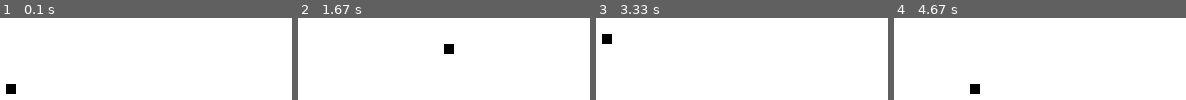
Above: before the commit, frames 1-4 (left to right).
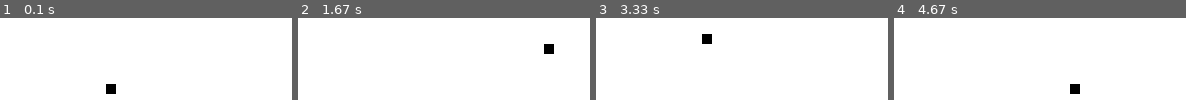
Above: after the commit, the same moments.

Repository: rishikksh20/PyGame
Game: pygame game, started from src/pygame2.py
Same seed, same stepped clock (60 frames per second), same inputs: the game is played once before the commit and once after it.
Inputs:
- Up to frame 1 (0.1 s): no input
- Up to frame 2 (1.67 s): hold Right 0.33-0.8 s; hold Up 0.83-1.13 s; hold Right 1.17-1.63 s
- Up to frame 3 (3.33 s): hold Left 1.67-2.2 s; hold Down 2.23-2.53 s; hold Left 2.57-2.97 s; hold Up from 3 s (still down)
- Up to frame 4 (4.67 s): release Up at 3.37 s; hold Right 3.4-4.03 s; hold Down 4.07-4.43 s; hold Left from 4.47 s (still down)

The runs differ from the first frame. In frame 1, 0.8% of the frame differs, in the area x 2-40%, y 80-93%; in frame 2, 0.8%; in frame 3, 0.8%; in frame 4, 0.8%.

Commit message:
Fix up Hardcoding
Remove all hardcoded values with appropriate  variable

Diff:
--- a/src/pygame2.py
+++ b/src/pygame2.py
@@ -4,16 +4,20 @@
 white=(255,255,255)
 black=(0,0,0)
 red=(255,0,0) #(r,g,b,alpha)
-gameDisplay=pygame.display.set_mode((800,600))
+display_width=800
+display_height=600
+gameDisplay=pygame.display.set_mode((display_width,display_height))
 #pygame.diaplay.flip()
 pygame.display.set_caption("Rishikesh")
 #pygame.display.update()
-lead_x=300
-lead_y=300
+
+lead_x=display_width/2
+lead_y=display_height/2
 lead_x_change=0;
 lead_y_change=0;
 clock=pygame.time.Clock()
 gameExit= False
+block_size=10
 while not gameExit:
     for event in pygame.event.get():
         print(event)
@@ -21,16 +25,16 @@
             gameExit=True
         if event.type==pygame.KEYDOWN:  # for start the movement of rect
             if event.key==pygame.K_LEFT:
-                lead_x_change=-10       # change x-axis
+                lead_x_change=-block_size       # change x-axis
                 lead_y_change=0;        # change y-axis
             elif event.key==pygame.K_RIGHT:
-                lead_x_change=10
+                lead_x_change=block_size
                 lead_y_change=0;
             elif event.key==pygame.K_UP:
-                lead_y_change=-10
+                lead_y_change=-block_size
                 lead_x_change=0;
             elif event.key==pygame.K_DOWN:
-                lead_y_change=10
+                lead_y_change=block_size
                 lead_x_change=0;
         if event.type==pygame.KEYUP:  # for stopping the movement of rect
             if event.key==pygame.K_LEFT or event.key==pygame.K_RIGHT:
@@ -39,14 +43,14 @@
                 lead_y_change=0;
 
     # For establishing the boundary
-    if lead_x>=800:
+    if lead_x>=display_width:
         lead_x=0
-    if lead_y>=600:
+    if lead_y>=display_height:
         lead_y=0
     if lead_x<0:
-        lead_x=800
+        lead_x=display_width
     if lead_y<0:
-        lead_y=600
+        lead_y=display_height
 
 
 
